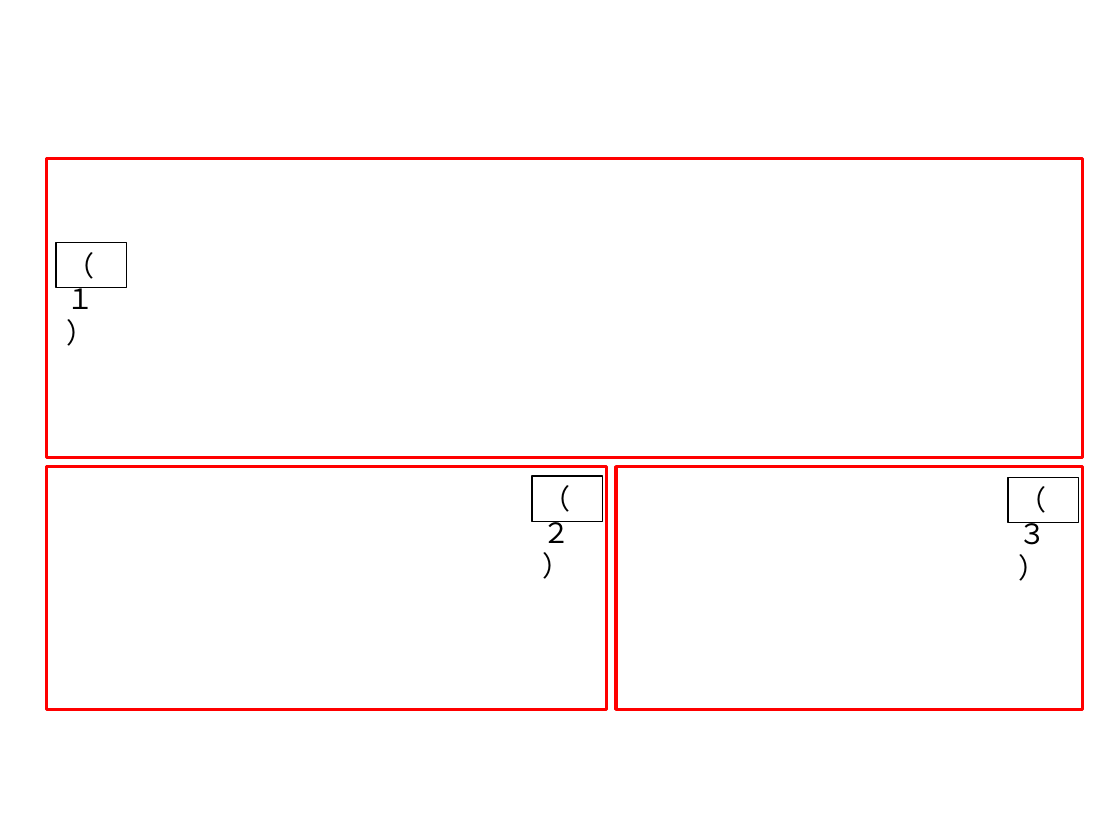
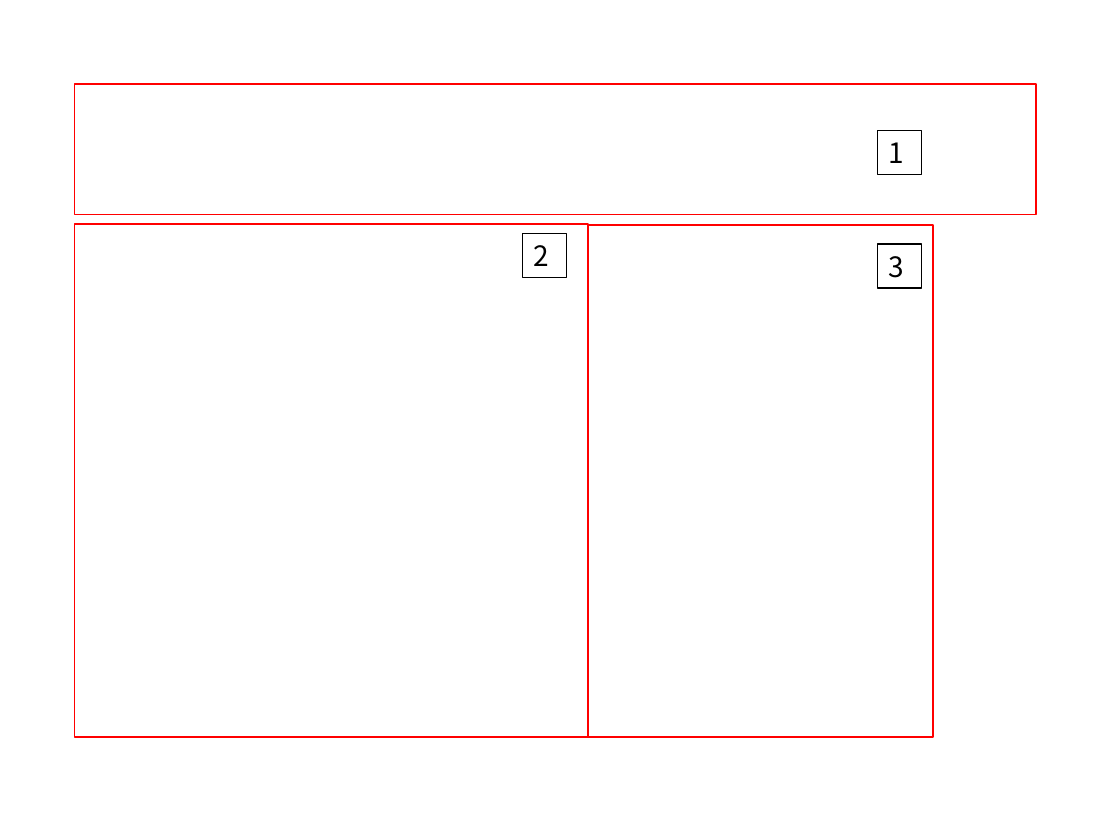
Before and after one commit to doddle-owl/doddle-owl-ja-docs, a slide deck: slide 16 of docs/source/figures/doddle-figures.pptx (slide 17 before the commit). Drawn at 1120x840 pixels with LibreOffice and Linux fonts; fonts in the diff are those of the drawing; background and template pictures are left out. Boxes give left, top, right and bottom in pixels: in the first picture for what was removed or moved away, otherwise in the second. Text is boxed around its words. In the diff, an @@ line names an element or a change of style, - is before the commit and + after.

```diff
--- a/docs/source/figures/doddle-figures.pptx
+++ b/docs/source/figures/doddle-figures.pptx
@@ rectangle added at [75,84,1036,215], outline #FF0000 1 pt @@
@@ rectangle "1": place and size @@
-rectangle "1" at [56,243,127,288]
+rectangle "1" at [877,131,921,175]
@@ text in rectangle at [888,142,904,163]: text changed; font Arial to Noto Sans CJK JP @@
-（１）
+1
@@ rectangle removed at [47,159,1083,458] @@
@@ rectangle added at [75,224,588,737], outline #FF0000 1 pt @@
@@ rectangle "2": place and size @@
-rectangle "2" at [532,476,603,521]
+rectangle "2" at [523,233,567,277]
@@ rectangle added at [588,225,933,737], outline #FF0000 1 pt @@
@@ text in rectangle at [534,245,550,266]: text changed; font Arial to Noto Sans CJK JP @@
-（２）
+2
@@ vertical alignment top to middle; outline #000000 0.75 pt to #000000 1 pt in 3 elements at [877,131,921,175], [523,233,567,277], [877,244,921,288] @@
@@ rectangle "3": place and size @@
-rectangle "3" at [1008,477,1079,522]
+rectangle "3" at [877,244,921,288]
@@ text in rectangle at [888,256,904,278]: text changed; font Arial to Noto Sans CJK JP @@
-（３）
+3
@@ rectangle removed at [47,467,607,710] @@
@@ rectangle removed at [616,467,1083,710] @@
```
Also in this commit, not shown: 13 other slides changed, 1 slide added, 7 slides removed, 49 other files.
